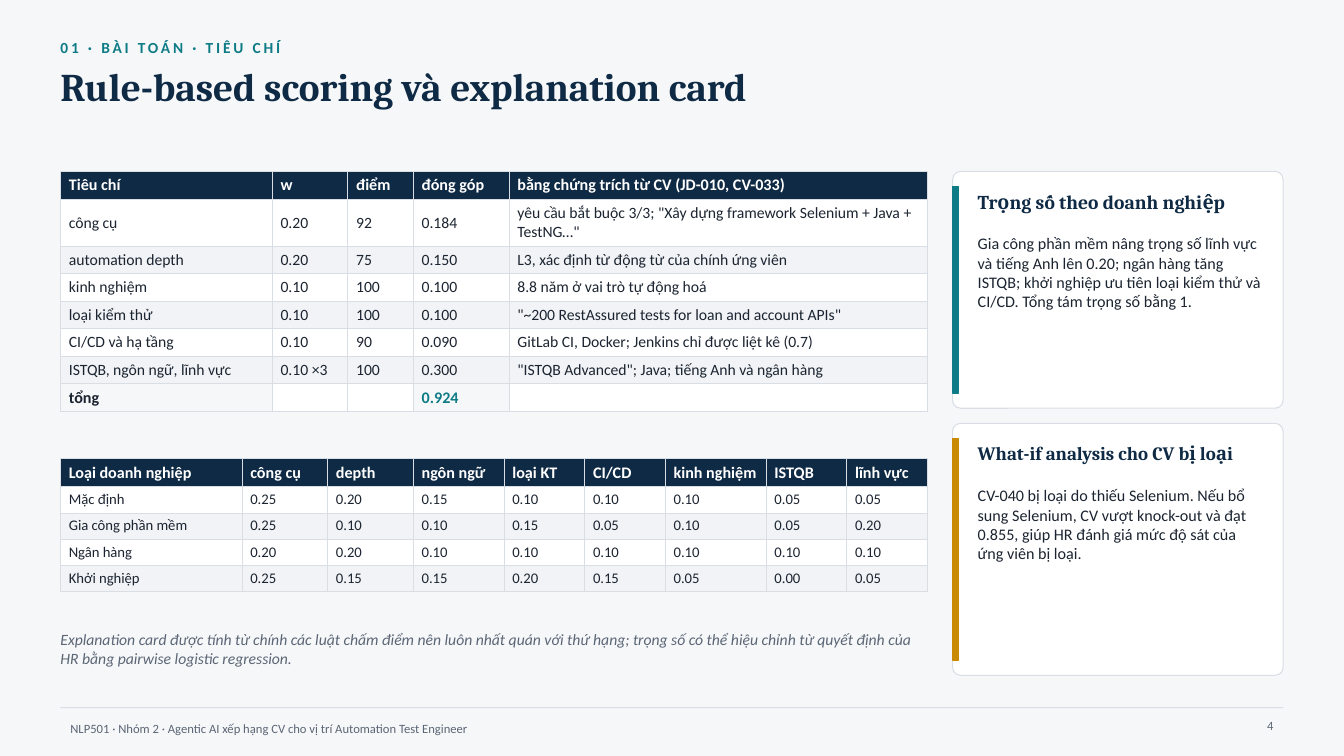
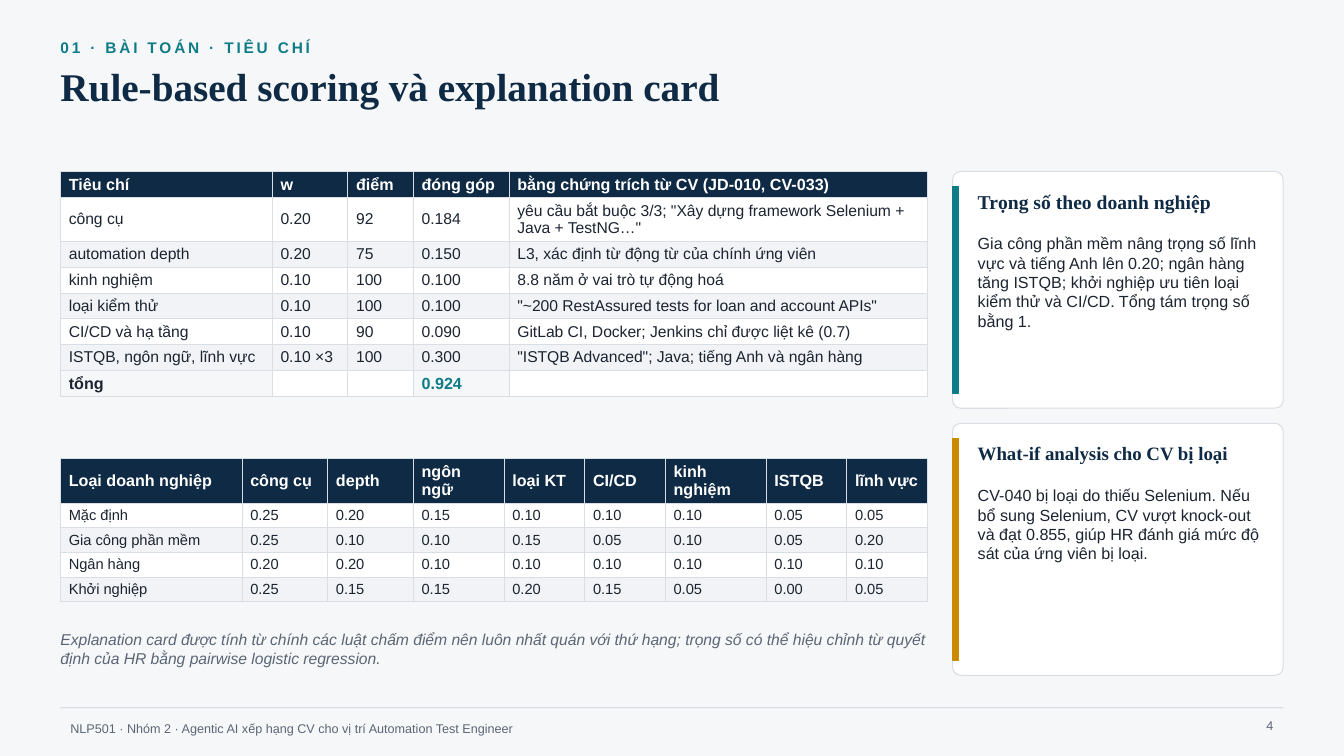
Before and after one commit to ZgsNat/NLP501.22_GROUP_2, a slide deck: slide 4 of NLP501_Nhom2_BaoCaoCuoiKy_v13.pptx. Drawn at 1344x756 pixels with LibreOffice and Linux fonts; fonts in the diff are those of the drawing. Boxes give left, top, right and bottom in pixels: in the first picture for what was removed or moved away, otherwise in the second. Text is boxed around its words. In the diff, an @@ line names an element or a change of style, - is before the commit and + after.

```diff
--- a/NLP501_Nhom2_BaoCaoCuoiKy_v13.pptx
+++ b/NLP501_Nhom2_BaoCaoCuoiKy_v13.pptx
@@ table at [60, 171, 928, 397] @@
@@ font Calibri to Arial @@
@@ font Cambria to Times New Roman in 3 elements at [60, 73, 719, 109], [978, 194, 1211, 214], [978, 446, 1227, 464] @@
@@ table at [60, 459, 928, 601] @@
@@ font Calibri to Arial @@
@@ font Calibri to Arial in 6 elements at [60, 41, 310, 53], [60, 632, 925, 667], [978, 236, 1256, 331], [978, 488, 1259, 563], [1266, 721, 1273, 730], [70, 723, 512, 736] @@
```
Also in this commit, not shown: 24 other slides changed.
